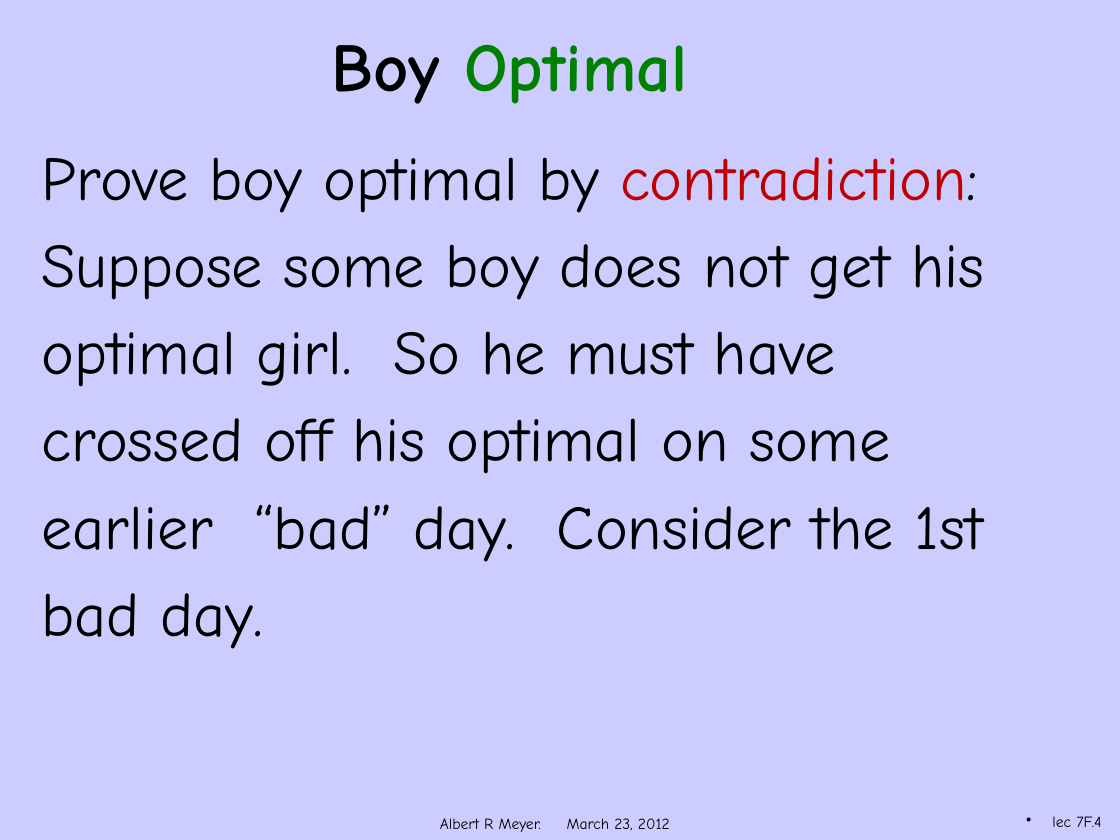
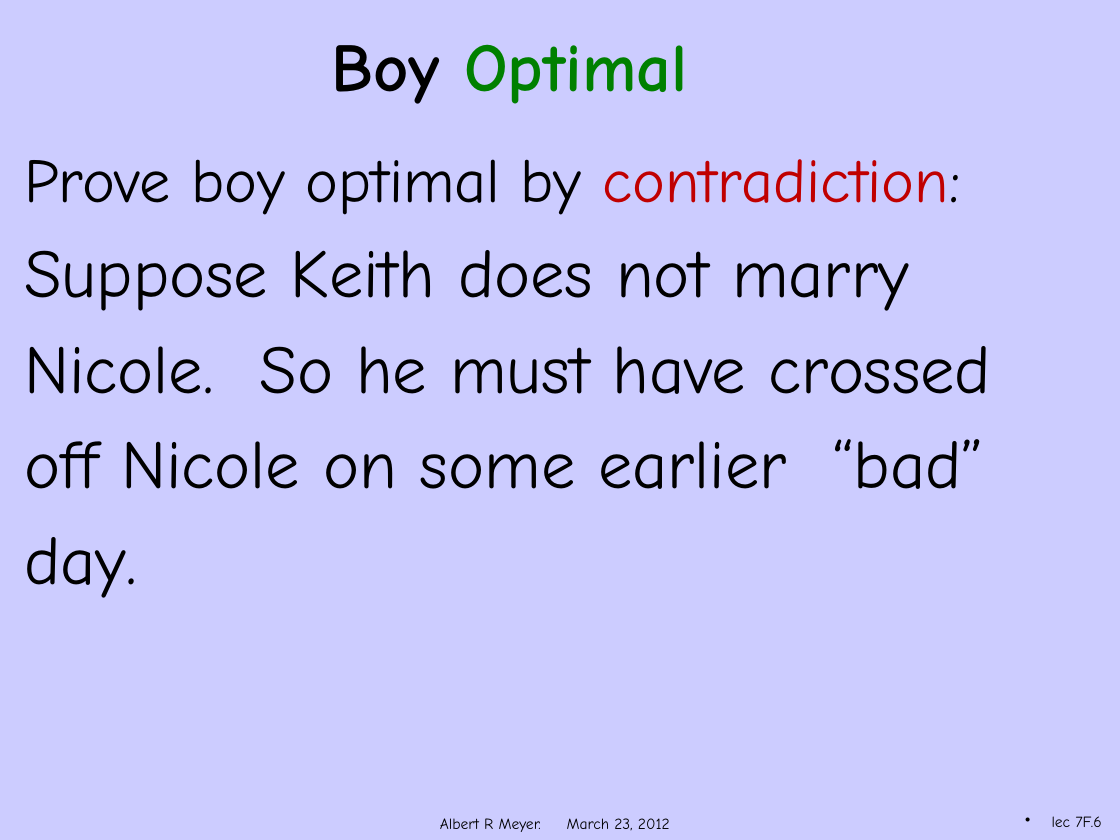
Before and after one commit to armeyer/mcs_web, a slide deck: slide 6 of spring12/slidesS12/stable-optimal.pptx (slide 4 before the commit). Drawn at 1120x840 pixels with LibreOffice and Linux fonts; fonts in the diff are those of the drawing; background and template pictures are left out. Boxes give left, top, right and bottom in pixels: in the first picture for what was removed or moved away, otherwise in the second. Text is boxed around its words. In the diff, an @@ line names an element or a change of style, - is before the commit and + after.

```diff
--- a/spring12/slidesS12/stable-optimal.pptx
+++ b/spring12/slidesS12/stable-optimal.pptx
@@ text "Prove boy optimal by contradiction:": place and size @@
-text "Prove boy optimal by contradiction:" at (42,157,984,649)
+text "Prove boy optimal by contradiction:" at (24,159,991,598)
@@ text at (24,250,991,598): text changed; size 40 to 44 pt @@
-Suppose some boy does not get his
-optimal girl. So he must have
-crossed off his optimal on some
-earlier “bad” day. Consider the 1st
-bad day.
+Suppose Keith does not marry
+Nicole. So he must have crossed
+off Nicole on some earlier “bad”
+day.
@@ page number at (1052,816,1101,827): text changed @@
-lec 7F.4
+lec 7F.6
```
Also in this commit, not shown: 2 other slides changed, 5 slides added.
